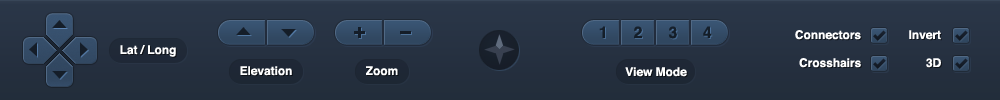
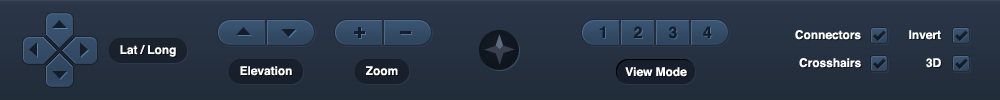
Revision of a layered w=1000, h=100 image; what changed, layer by layer:
"Shape 6 copy 8": opacity 20% → 100%, blend multiply → normal, painted on it over [615, 59, 696, 84]
"background": opacity 40% → 60% over [479, 30, 519, 70]
"Shape 6 copy 2": opacity 20% → 40% over [355, 59, 410, 84]
"Shape 6 copy": opacity 20% → 40% over [229, 59, 304, 84]
"Shape 6": opacity 20% → 40% over [109, 38, 188, 63]
